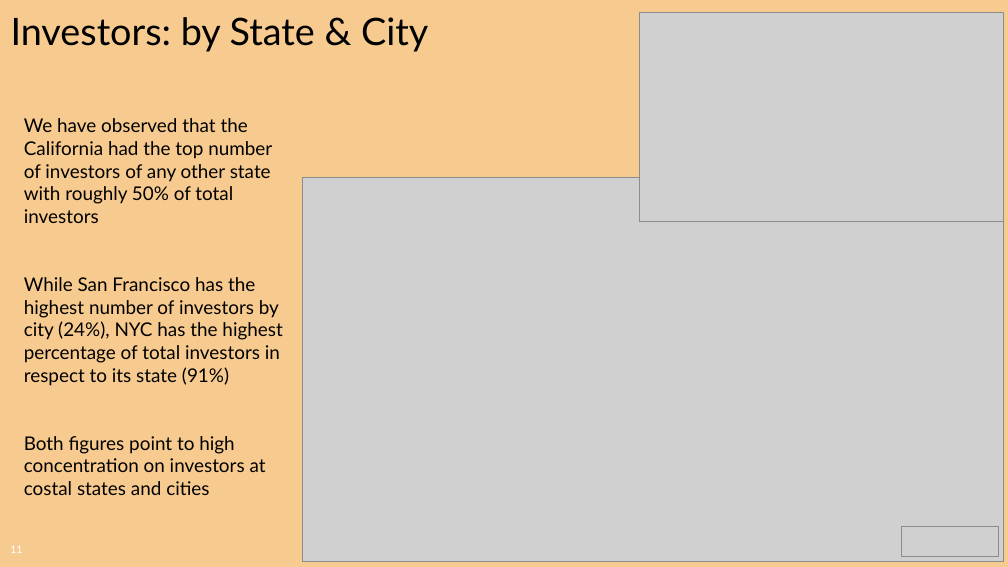
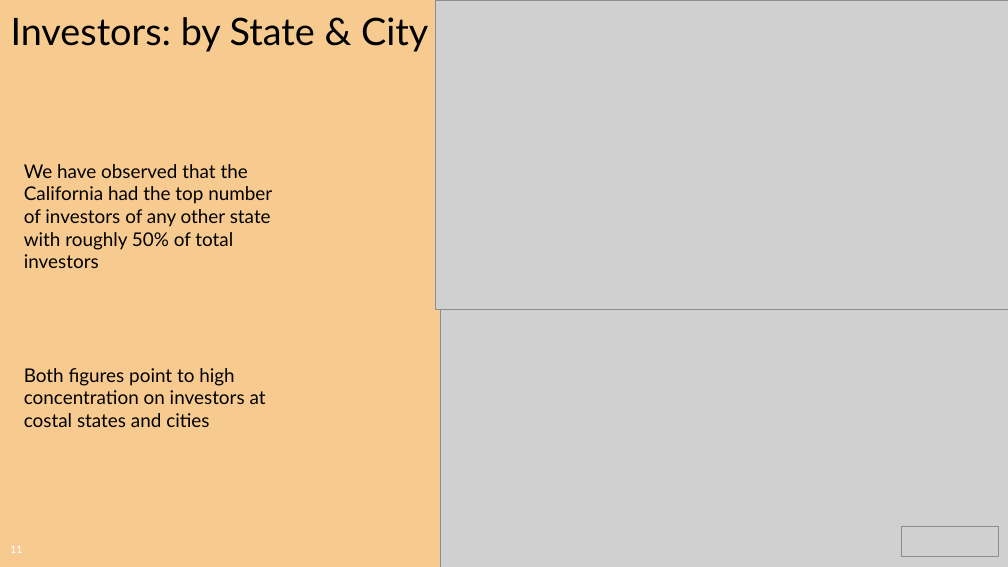
Before and after one commit to CharlesPBiggar/Data-Analytics-Project-1, a slide deck: slide 11 of Presentation/GiterDun Presentation.pptx. Drawn at 1008x567 pixels with LibreOffice and Linux fonts; fonts in the diff are those of the drawing; grey boxes stand for pictures; background and template pictures are left out. Boxes give left, top, right and bottom in pixels: in the first picture for what was removed or moved away, otherwise in the second. Text is boxed around its words. In the diff, an @@ line names an element or a change of style, - is before the commit and + after.

Commit message:
updated investors graphic on ppt

```diff
--- a/Presentation/GiterDun Presentation.pptx
+++ b/Presentation/GiterDun Presentation.pptx
@@ picture: place and size @@
-picture at [639,13,1003,222]
+picture at [436,0,1008,309]
@@ picture: place and size @@
-picture at [302,177,1003,562]
+picture at [441,257,1008,567]
@@ text at [24,277,282,386]: paragraph removed @@
-While San Francisco has the highest number of investors by city (24%), NYC has the highest percentage of total investors in respect to its state (91%)
```
